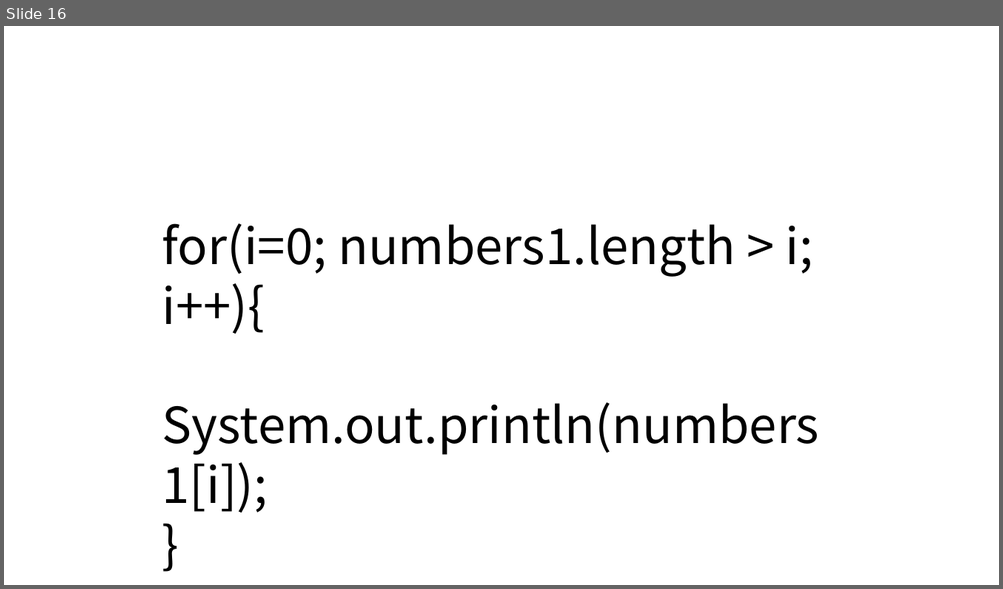
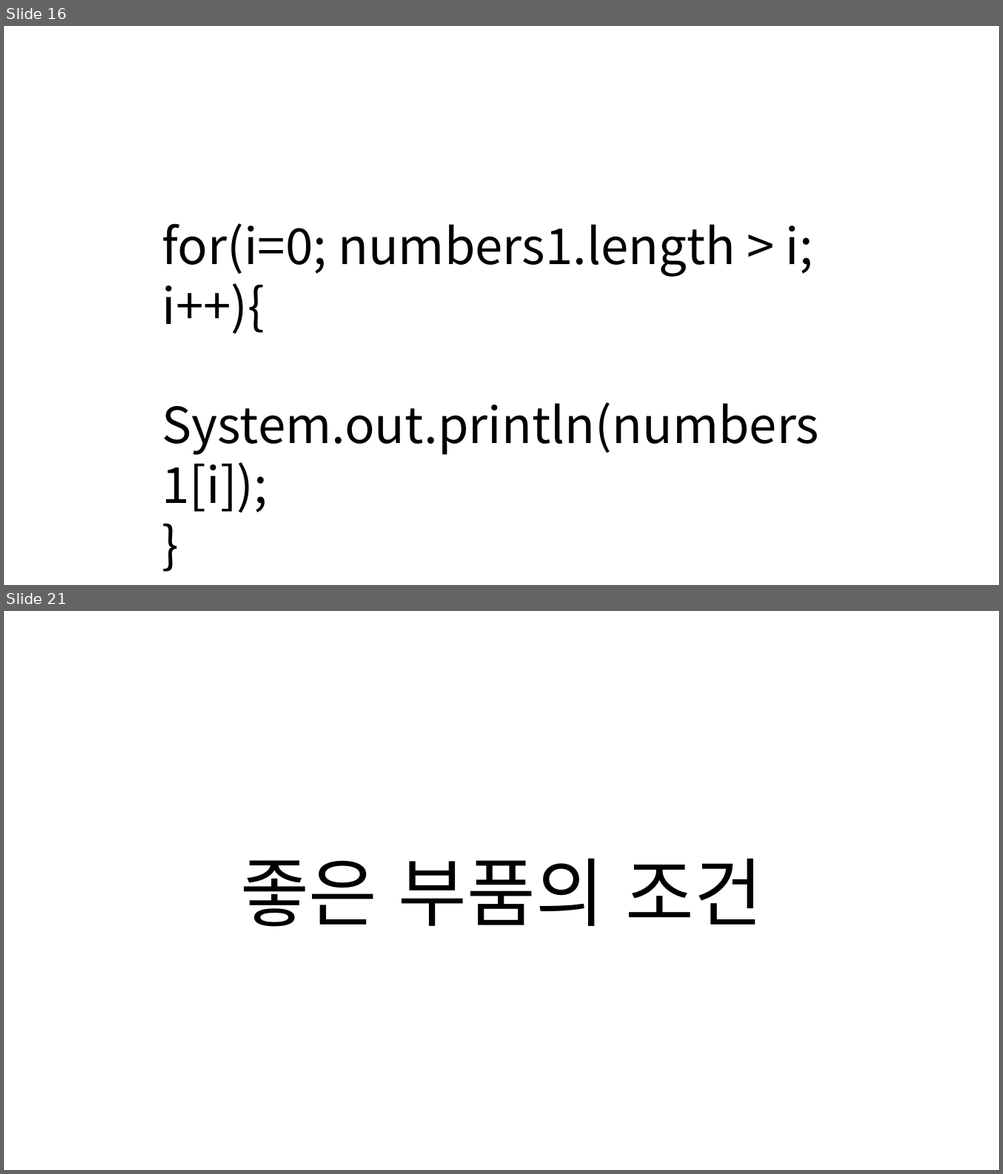
Before and after one commit to happydeveloper/data_structure, a slide deck: presentation/array_java_api.pptx. Shown one above the other, each under a label of ours: slide 16 before the commit, slides 16 and 21 after it; the slides between them are not shown. The pictures are 1003x589 and 1003x1174 pixels, drawn with LibreOffice and Linux fonts; fonts in the diff are those of the drawing. Boxes give left, top, right and bottom in pixels: in the first picture for what was removed or moved away, otherwise in the second. Text is boxed around its words. In the diff, an @@ line names an element or a change of style, - is before the commit and + after.

```diff
--- a/presentation/array_java_api.pptx
+++ b/presentation/array_java_api.pptx
@@ slide 21 added at box(4, 611, 999, 1170), background #FFFFFF @@
@@ title added at box(240, 858, 762, 927), 72 pt, text #000000 @@
+좋은 부품의 조건
```
Also in this commit, not shown: 4 slides changed, 5 other slides added, 15 other files.
